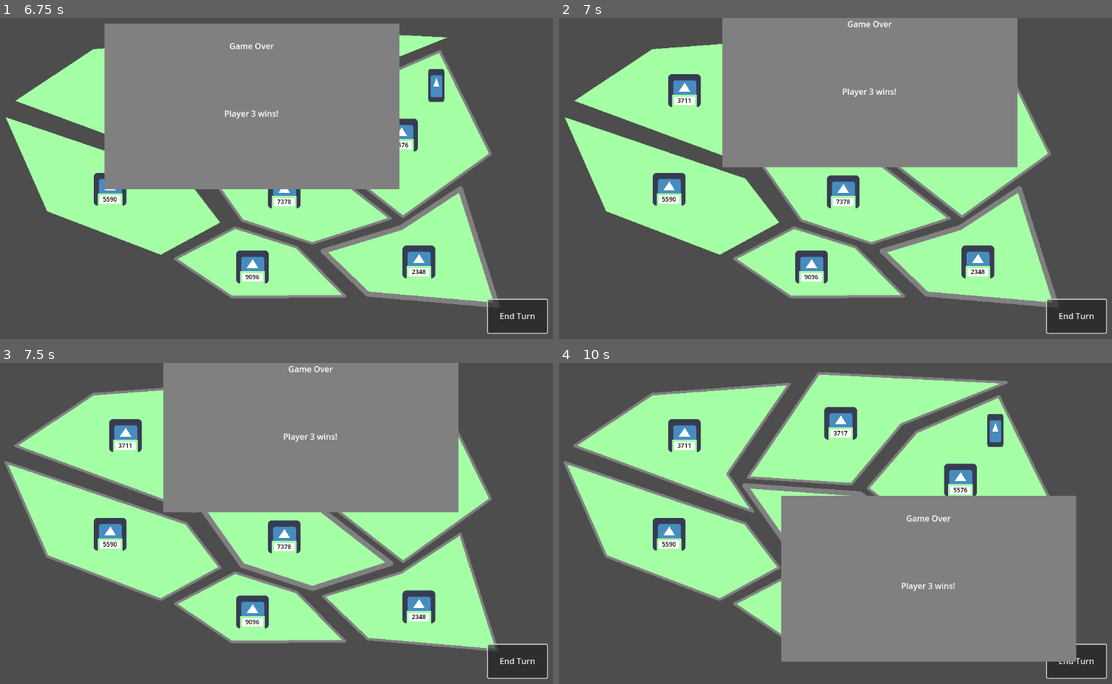
Above: before the commit, frames 1-4 (two rows, left to right).
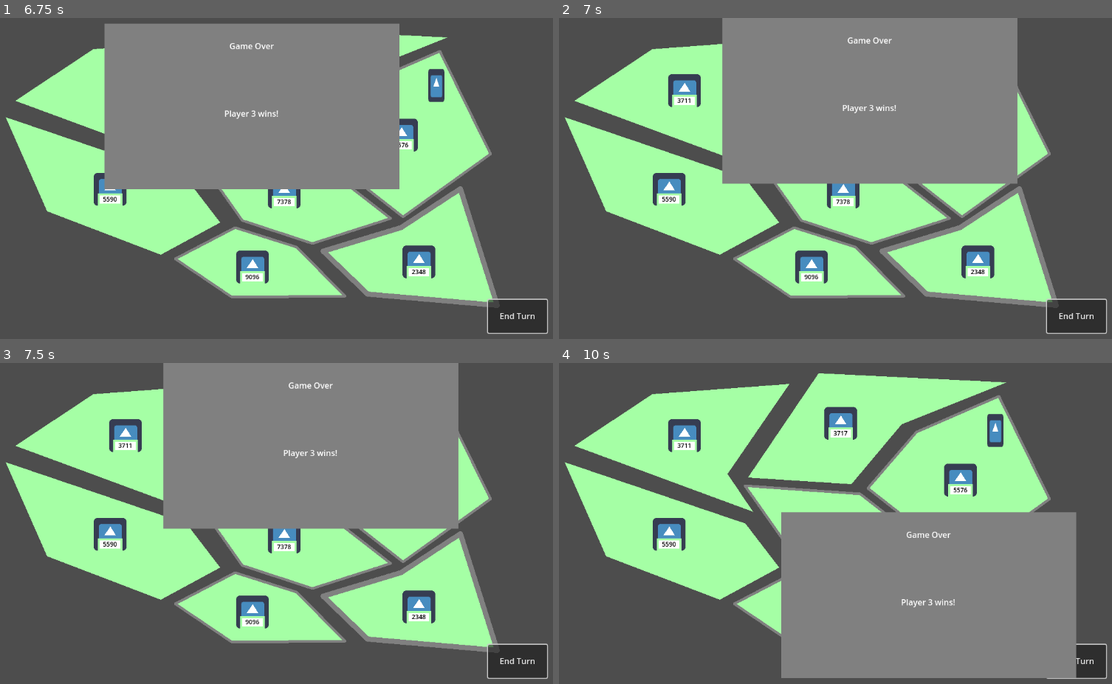
Above: after the commit, the same moments.

Repository: SamTheBlow/grand-strategy-game
Game: Godot game, scene res://Game/Game.tscn
The game is run twice, just before and just after one commit, with the same random seed, the same clock (stepped at 60 frames per second) and the same inputs. The engine's default icon, where the game draws it, is replaced by a stand-in: a white triangle on a blue panel in a dark square.
Inputs (mouse positions are in pixels of both pictures, inside the frame that each line leads up to):
- Up to frame 1 (6.75 s): click "End Turn" at 0.5 s; click "End Turn" at 1.25 s; click "End Turn" at 2 s; tap Enter at 2.75, 4.25, 5.75 s; move the mouse to (409, 165) at 2.77 s; click (409, 165) at 2.92 s; tap Space at 3.5, 5, 6.5 s; drag from (165, 200) to (254, 249) at 3.52 s; move the mouse to (342, 111) at 4.27 s; click (342, 111) at 4.42 s; drag from (254, 249) to (105, 133) at 5.02 s; move the mouse to (458, 233) at 5.77 s; click (458, 233) at 5.92 s; drag from (105, 133) to (193, 101) at 6.52 s
- Up to frame 2 (7 s): no input
- Up to frame 3 (7.5 s): move the mouse to (309, 529) at 7.27 s; click (309, 529) at 7.42 s
- Up to frame 4 (10 s): drag from (752, 446) to (724, 545) at 8.02 s; move the mouse to (968, 510) at 8.77 s; click (968, 510) at 8.92 s; drag from (724, 545) to (813, 594) at 9.52 s

Frame 1 is identical in both runs. In frame 2, 3.0% of the frame differs, in the area x 29-83%, y 0-52%; in frame 3, 5.3%; in frame 4, 8.6%, in the area x 0-94%, y 2-99%.

Commit message:
Fixed #65

Diff:
--- a/GrandStrategyGame/Game/Draggable.gd
+++ b/GrandStrategyGame/Game/Draggable.gd
@@ -13,8 +13,10 @@
 		var relative_width:float = anchor_right - anchor_left
 		var relative_height:float = anchor_bottom - anchor_top
 		anchor_left = relative_starting_position.x + delta_x
+		anchor_left = clampf(anchor_left, 0, 1 - relative_width)
 		anchor_right = anchor_left + relative_width
 		anchor_top = relative_starting_position.y + delta_y
+		anchor_top = clampf(anchor_top, 0, 1 - relative_height)
 		anchor_bottom = anchor_top + relative_height
 
 func _input(event):
